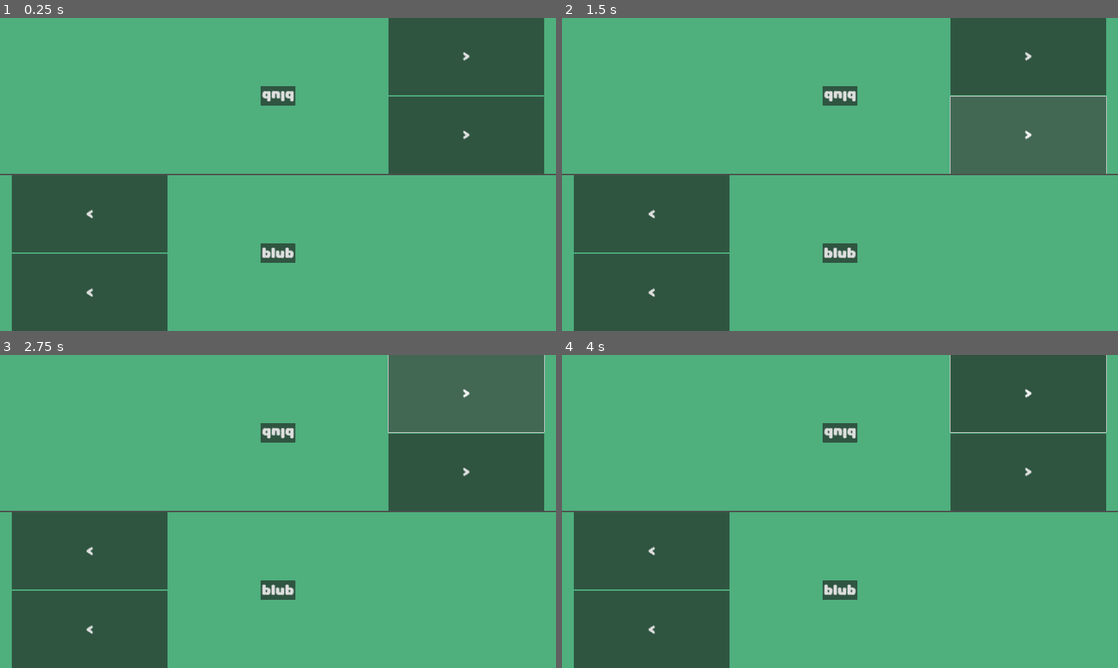
Above: before the commit, frames 1-4 (two rows, left to right).
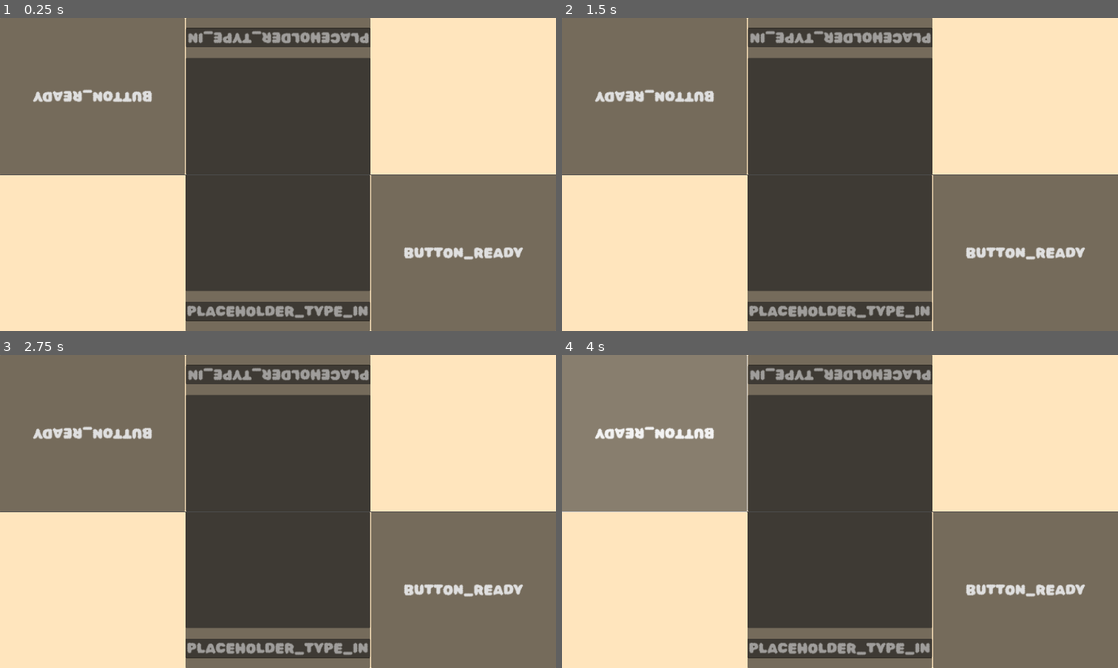
Above: after the commit, the same moments.

Repository: ElQDuck/guinea-piggies
Game: Godot game, scene res://scenes/profile_setup.tscn
Two runs of this game, one before a commit and one after it. Both use one fixed random seed, a clock stepped at 60 frames per second and the inputs below. This scene is started directly instead of the project's main scene.
Inputs (mouse positions are in pixels of both pictures, inside the frame that each line leads up to):
- Up to frame 1 (0.25 s): no input
- Up to frame 2 (1.5 s): click (840, 96) at 0.5 s, where only the run before the commit has a clickable "blub"; click (1029, 133) at 1.25 s, where only the run before the commit has a clickable "<"
- Up to frame 3 (2.75 s): click (467, 392) at 2 s, where only the run before the commit has a clickable "<"
- Up to frame 4 (4 s): click (656, 433) at 2.75 s, where only the run after the commit has a clickable "BUTTON_READY"; click (656, 433) at 3.5 s, where only the run after the commit has a clickable "BUTTON_READY"

The runs differ from the first frame. In frame 1, 100% of the frame differs, in the area x 0-100%, y 0-100%; in frame 2, 100%; in frame 3, 100%; in frame 4, 100%.

Commit message:
fun

Diff:
--- a/scenes/profile_setup_player.tscn
+++ b/scenes/profile_setup_player.tscn
@@ -3,21 +3,19 @@
 [ext_resource type="Script" path="res://scripts/profile_setup_player.gd" id="1_sp1hu"]
 
 [sub_resource type="StyleBoxFlat" id="StyleBoxFlat_l16hv"]
-bg_color = Color(0.308841, 0.687151, 0.489287, 1)
+bg_color = Color(1, 0.898039, 0.741176, 1)
 
 [node name="ProfileSetupPlayer" type="Control" node_paths=PackedStringArray("ReadyButton")]
 layout_mode = 3
-anchors_preset = 15
+anchors_preset = 10
 anchor_right = 1.0
-anchor_bottom = 1.0
+offset_bottom = 540.0
 grow_horizontal = 2
-grow_vertical = 2
 size_flags_vertical = 6
 script = ExtResource("1_sp1hu")
-ReadyButton = NodePath("Panel/Button")
+ReadyButton = NodePath("Panel/HBoxContainer/ReadyButton")
 
 [node name="Panel" type="Panel" parent="."]
-clip_contents = true
 layout_mode = 1
 anchors_preset = 15
 anchor_right = 1.0
@@ -26,37 +24,59 @@
 grow_vertical = 2
 theme_override_styles/panel = SubResource("StyleBoxFlat_l16hv")
 
-[node name="Button" type="Button" parent="Panel"]
+[node name="HBoxContainer" type="HBoxContainer" parent="Panel"]
 layout_mode = 1
-anchors_preset = 8
-anchor_left = 0.5
-anchor_top = 0.5
-anchor_right = 0.5
-anchor_bottom = 0.5
-offset_left = -4.0
-offset_top = -4.0
-offset_right = 4.0
-offset_bottom = 4.0
+anchors_preset = 15
+anchor_right = 1.0
+anchor_bottom = 1.0
 grow_horizontal = 2
 grow_vertical = 2
-text = "blub"
 
-[node name="AspectRatioContainer" type="AspectRatioContainer" parent="Panel"]
+[node name="Selectors" type="VBoxContainer" parent="Panel/HBoxContainer"]
+layout_mode = 2
+size_flags_horizontal = 3
+
+[node name="HBoxContainerAvatar" type="HBoxContainer" parent="Panel/HBoxContainer/Selectors"]
+layout_mode = 2
+
+[node name="HBoxContainerColor" type="HBoxContainer" parent="Panel/HBoxContainer/Selectors"]
+layout_mode = 2
+
+[node name="Profile" type="Panel" parent="Panel/HBoxContainer"]
+layout_mode = 2
+size_flags_horizontal = 3
+
+[node name="VBoxContainer" type="VBoxContainer" parent="Panel/HBoxContainer/Profile"]
 layout_mode = 1
-anchors_preset = 9
+anchors_preset = 15
+anchor_right = 1.0
 anchor_bottom = 1.0
-offset_right = 620.0
+grow_horizontal = 2
 grow_vertical = 2
 
-[node name="VBoxContainer" type="VBoxContainer" parent="Panel/AspectRatioContainer"]
-layout_mode = 2
-
-[node name="Button" type="Button" parent="Panel/AspectRatioContainer/VBoxContainer"]
+[node name="Panel" type="Panel" parent="Panel/HBoxContainer/Profile/VBoxContainer"]
 layout_mode = 2
 size_flags_vertical = 3
-text = "<"
+size_flags_stretch_ratio = 3.0
 
-[node name="Button2" type="Button" parent="Panel/AspectRatioContainer/VBoxContainer"]
+[node name="SelectedAvatar" type="TextureRect" parent="Panel/HBoxContainer/Profile/VBoxContainer/Panel"]
+layout_mode = 1
+anchors_preset = 15
+anchor_right = 1.0
+anchor_bottom = 1.0
+grow_horizontal = 2
+grow_vertical = 2
+size_flags_vertical = 3
+
+[node name="LineEdit" type="LineEdit" parent="Panel/HBoxContainer/Profile/VBoxContainer"]
 layout_mode = 2
-size_flags_vertical = 3
-text = "<"
+size_flags_vertical = 6
+placeholder_text = "PLACEHOLDER_TYPE_IN_NAME"
+alignment = 1
+clear_button_enabled = true
+select_all_on_focus = true
+
+[node name="ReadyButton" type="Button" parent="Panel/HBoxContainer"]
+layout_mode = 2
+size_flags_horizontal = 3
+text = "BUTTON_READY"
--- a/themes/main_theme.tres
+++ b/themes/main_theme.tres
@@ -7,6 +7,7 @@
 Button/fonts/font = ExtResource("1_y4xsd")
 Label/font_sizes/font_size = 48
 Label/fonts/font = ExtResource("1_y4xsd")
+LineEdit/font_sizes/font_size = 48
 LineEdit/fonts/font = ExtResource("1_y4xsd")
 MarginContainer/constants/margin_bottom = 8
 MarginContainer/constants/margin_left = 8
